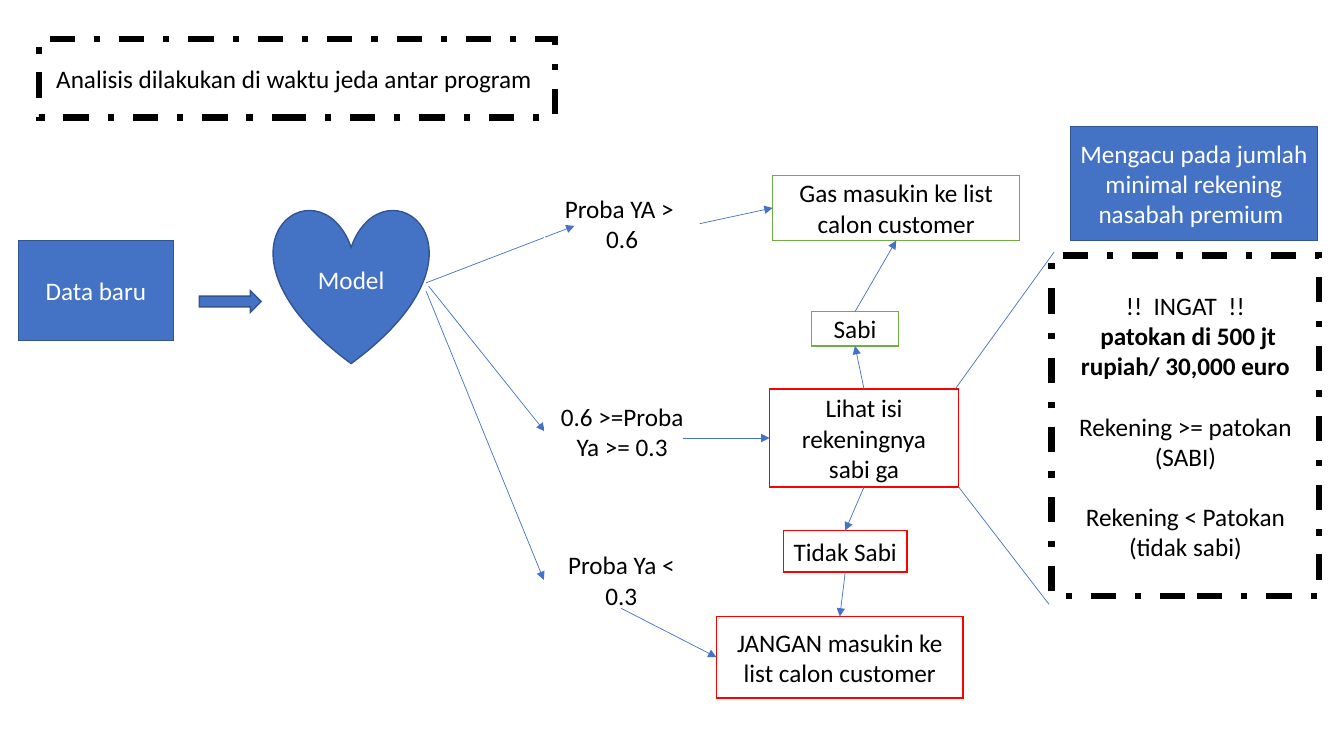
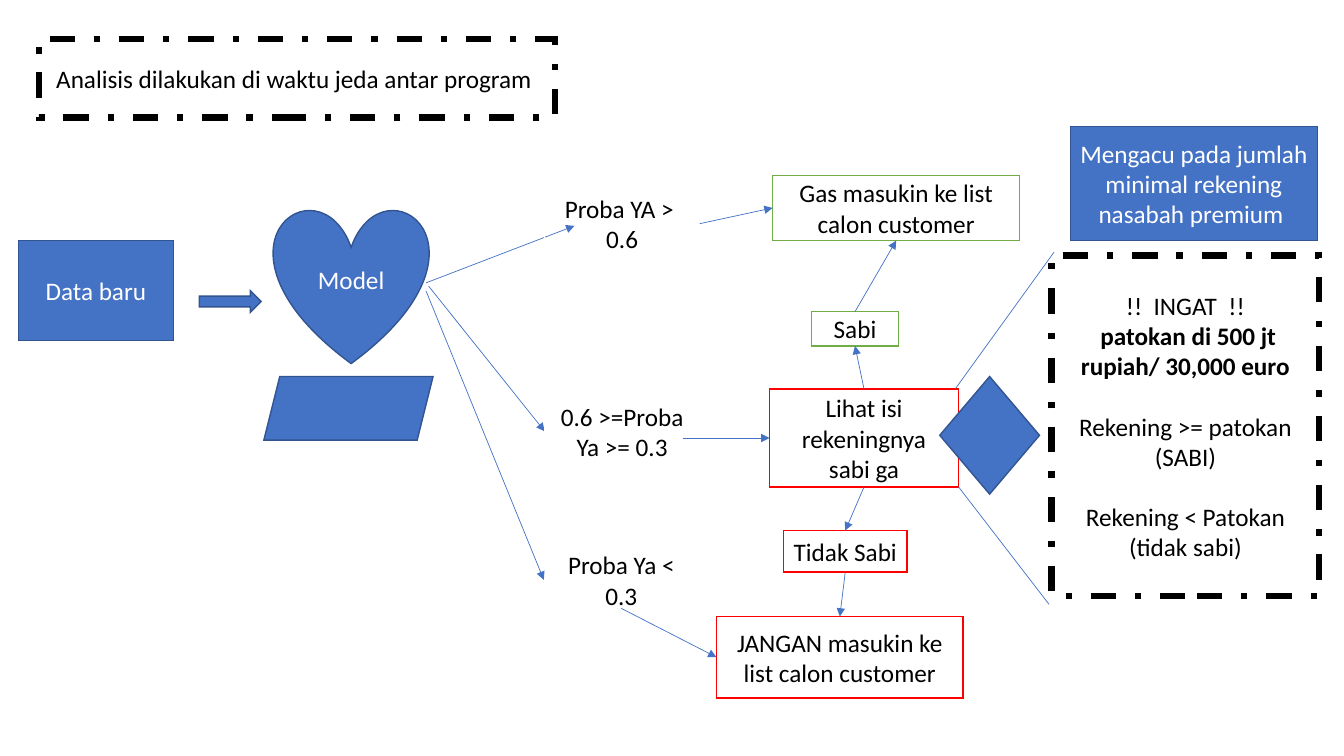
Before and after one commit to abdullahayas123/Tes-Model-Marketing-Scipy, a slide deck: slide 11 of Presentation-1.pptx (slide 8 before the commit). Drawn at 1344x756 pixels with LibreOffice and Linux fonts; fonts in the diff are those of the drawing. Boxes give left, top, right and bottom in pixels: in the first picture for what was removed or moved away, otherwise in the second. Text is boxed around its words. In the diff, an @@ line names an element or a change of style, - is before the commit and + after.

```diff
--- a/Presentation-1.pptx
+++ b/Presentation-1.pptx
@@ parallelogram added at (264,377,434,441), fill #4472C4, outline #325491 1 pt @@
@@ diamond added at (940,377,1040,495), fill #4472C4, outline #325491 1 pt @@
```
Also in this commit, not shown: 6 other slides changed, 2 slides added.
